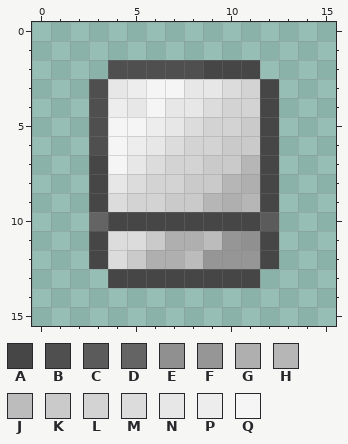
One commit to this pixel-art sprite: assets/forestry/textures/unsorted/items/ingotTin.png. The picture above is the old version.
The file is 16x16 pixels. Colours within 5 levels of each other are drawn and written as one.
Palette (. is transparent): A #464646  B #4f4f4f  C #5b5b5b  D #646464  E #909090  F #969696  G #afafaf  H #b6b6b6  J #bcbcbc  K #cacaca  L #d3d3d3  M #dcdcdc  N #e7e7e7  P #ededed  Q #f5f5f5
Pixels before, first column x 3:
 2 .BBBBBAAA.
 3 BNPQQNNMLA
 4 BPNQNNMLLA
 5 BQQPNMLLKA
 6 BQPNMLLKKA
 7 AQNMLLKKHA
 8 ANMLLKKHGA
 9 AMLLKKHGHA
10 DAAAAAAAAC
11 AMMKGGJFEA
12 AMKGGJFFFA
13 .AAAAAAAA.
After:
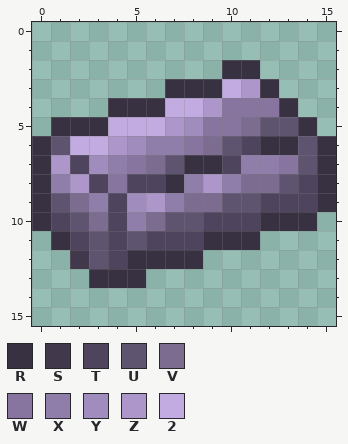
Colours new in this view: R #383141  S #41394b  T #4e445e  U #5f5470  V #7b6c90  W #8775a0  X #8f7daa  Y #a08cbd  Z #ad97ca  2 #c1abe1
Difference:
Changed rows in their new state; - is an unchanged pixel.
first column x 0:
 2 ----......RR----
 3 ---....RRR2ZR---
 4 ---.RRR22ZWWWR--
 5 -RRR222ZYWWVUUR-
 6 RU22ZYXXWVUTRRUR
 7 RZTYXWVURRTXXWUR
 8 RXZTWTTRXZXVVUTR
 9 RUVXTYZXVVUUTTTR
10 RTUVTXVUUTTTRRR-
11 -RTUTUTTTRRR.---
12 --SUTRRRR....---
13 ---RRR......----
Changed places in both pictures, as pixel boxes (x1, y1, x2, y2):
changed: (32, 60, 336, 288)
